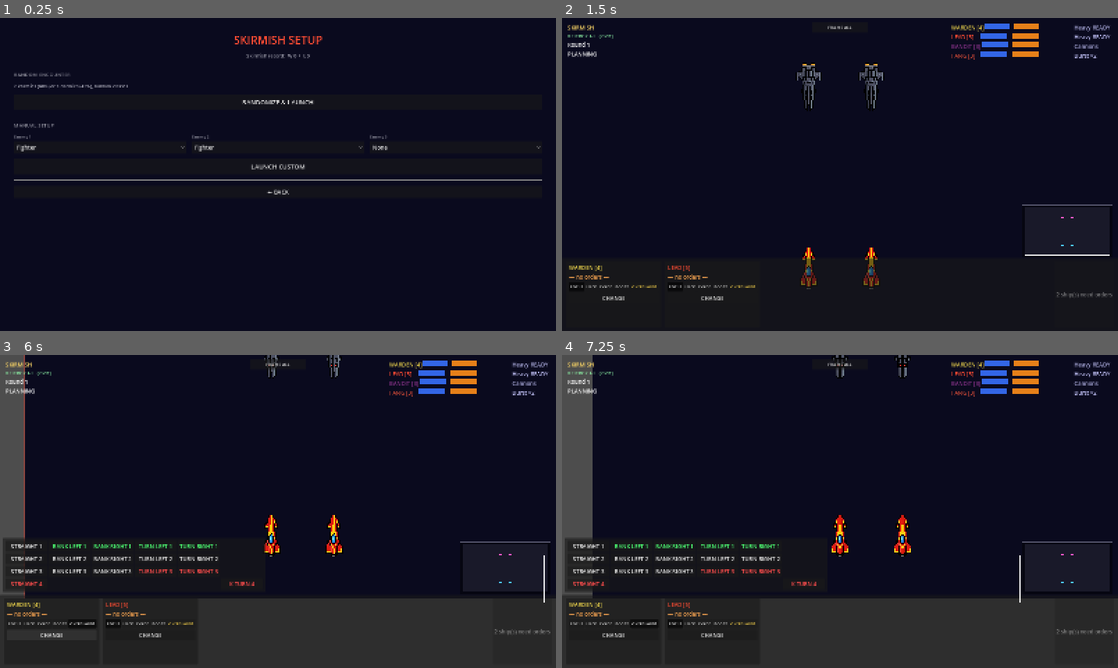
Above: before the commit, frames 1-4 (two rows, left to right).
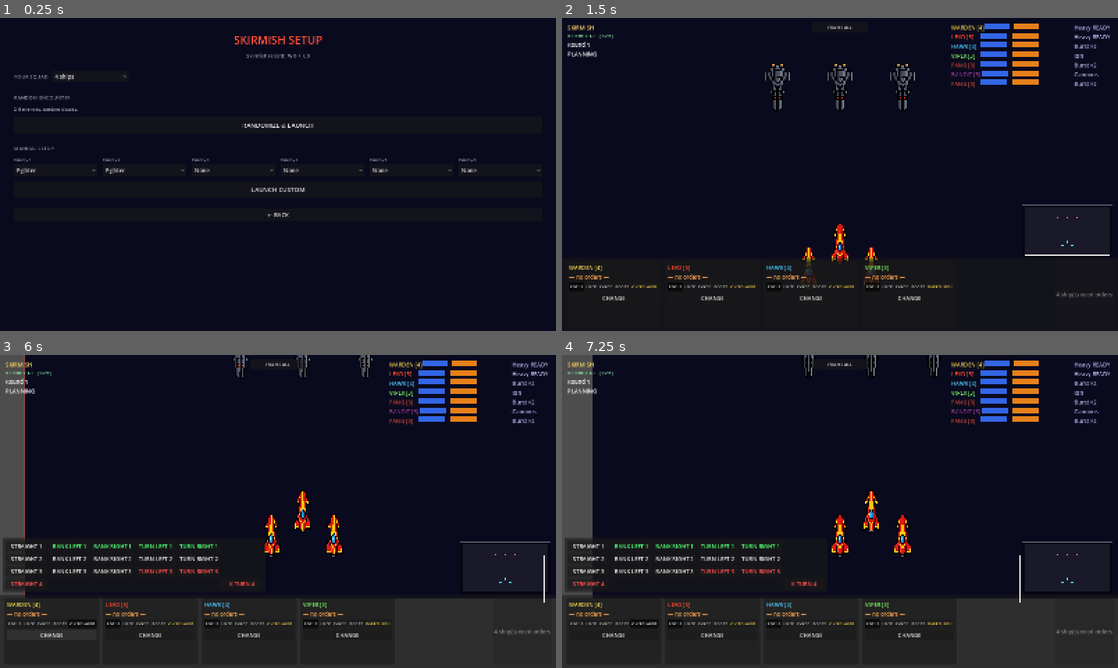
Above: after the commit, the same moments.

Repository: kavemankai/JaggedBuild
Game: Godot game, scene res://scenes/SkirmishSetup.tscn
The game is run twice, just before and just after one commit, with the same random seed, the same clock (stepped at 60 frames per second) and the same inputs. This scene is started directly instead of the project's main scene.
Inputs:
- Up to frame 1 (0.25 s): no input
- Up to frame 2 (1.5 s): click "RANDOMIZE & LAUNCH" at 0.5 s; click "LAUNCH MISSION" at 1.25 s
- Up to frame 3 (6 s): click "FOCUS" at 2 s; click "LOCK" at 2.75 s; click "EVADE" at 3.5 s; click "BOOST" at 4.25 s; click "OVERCHARGE" at 5 s; click "CHANGE" at 5.75 s
- Up to frame 4 (7.25 s): click "FOCUS" at 6.5 s

The runs differ from the first frame. In frame 1, 2.0% of the frame differs, in the area x 2-98%, y 17-64%; in frame 2, 3.7%, in the area x 7-97%, y 5-91%; in frame 3, 2.4%; in frame 4, 2.4%.

Commit message:
Gate 27: fleet expansion (3-6 ships per side)
Player ships are now spawned dynamically (1 per deployed pilot, up to 6) instead
of the two fixed scene placeholders, removing the squad-size cap. CampaignManager
gains squad_size (campaign reads mission "squad_size", default 2; skirmish picks
1-4) feeding pilots_for_deployment.

LoadoutScreen generalised to N slots with N-way no-duplicate pilot assignment
(picking a pilot held by another slot bumps that slot to a free pilot and resyncs
its loadout). SkirmishSetup adds a player squad-size selector (1-4), random
encounters now 2-6 enemies, manual setup up to 6. Spawns already scale to any
count/arena (Gate 23); planning strip + HUD build per-ship so they handle the
larger counts.

Verified: a 4-player-ship mission deploys cleanly (4 cards, 4 ghosts, dynamic
ships). 6v6 readability/balance and the ghost-clutter trade-off (doc 6.5) are
playtest items.

Co-Authored-By: Claude Opus 4.8 <noreply@anthropic.com>

Diff:
--- a/scripts/CampaignManager.gd
+++ b/scripts/CampaignManager.gd
@@ -37,6 +37,9 @@
 var skirmish_mode: bool = false
 var skirmish_enemies: Array = []
 var skirmish_record: Dictionary = {"w": 0, "l": 0}
+var squad_size: int = 2          # how many player ships deploy (campaign 2; skirmish picks)
+
+const MAX_SQUAD: int = 6
 
 
 func _ready() -> void:
@@ -101,8 +104,10 @@
 	return out
 
 
-# Up to 2 pilots for the next mission: the player's selection if valid, else the top 2.
+# Up to `squad_size` pilots for the next mission: the player's selection if valid,
+# else the top of the deployable pool.
 func pilots_for_deployment() -> Array:
+	var n: int = clampi(squad_size, 1, MAX_SQUAD)
 	var pool: Array = deployable_pilots()
 	if not selected_deployment.is_empty():
 		var chosen: Array = []
@@ -111,8 +116,8 @@
 				if entry.get("name", "") == pname and not chosen.has(entry):
 					chosen.append(entry)
 		if not chosen.is_empty():
-			return chosen.slice(0, 2)
-	return pool.slice(0, 2)
+			return chosen.slice(0, n)
+	return pool.slice(0, n)
 
 
 func current_mission() -> Dictionary:
@@ -410,9 +415,10 @@
 	return out
 
 
-func start_skirmish(enemies: Array) -> void:
+func start_skirmish(enemies: Array, player_squad: int = 2) -> void:
 	skirmish_mode = true
 	skirmish_enemies = enemies
+	squad_size = clampi(player_squad, 1, MAX_SQUAD)
 
 
 # --------------------------------------------------------------- post-battle
--- a/scripts/LoadoutScreen.gd
+++ b/scripts/LoadoutScreen.gd
@@ -10,23 +10,33 @@
 	{"id": "Veteran Reflexes",    "name": "Veteran Reflexes  [absorb 1 stress]"},
 ]
 
-const SLOTS: int = 2
-
+var _slot_count: int = 2
 var _deployable: Array = []
-var _slot_pilot: Array = [null, null]          # selected roster entry per slot
-var _pilot_opts: Array = [null, null]
-var _class_opts: Array = [null, null]
-var _weapon_opts: Array = [null, null]
-var _upgrade_opts: Array = [null, null]
-var _stats_labels: Array = [null, null]
-var _selected_classes: Array = ["fighter", "fighter"]
+var _slot_pilot: Array = []      # selected roster entry per slot
+var _pilot_opts: Array = []
+var _class_opts: Array = []
+var _weapon_opts: Array = []
+var _upgrade_opts: Array = []
+var _stats_labels: Array = []
+var _selected_classes: Array = []
 
 
 func _ready() -> void:
 	_deployable = CampaignManager.deployable_pilots()
-	# Sensible defaults: first two distinct deployable pilots.
-	_slot_pilot[0] = _deployable[0] if _deployable.size() >= 1 else null
-	_slot_pilot[1] = _deployable[1] if _deployable.size() >= 2 else null
+	# Squad size: skirmish set it via start_skirmish; campaign reads the mission (default 2).
+	if not CampaignManager.skirmish_mode:
+		CampaignManager.squad_size = int(CampaignManager.current_mission().get("squad_size", 2))
+	_slot_count = clampi(mini(CampaignManager.squad_size, _deployable.size()), 1, CampaignManager.MAX_SQUAD)
+
+	# Size per-slot arrays and seed each slot with a distinct default pilot.
+	for i in range(_slot_count):
+		_slot_pilot.append(_deployable[i] if i < _deployable.size() else null)
+		_pilot_opts.append(null)
+		_class_opts.append(null)
+		_weapon_opts.append(null)
+		_upgrade_opts.append(null)
+		_stats_labels.append(null)
+		_selected_classes.append("fighter")
 	_build_ui()
 
 
@@ -92,7 +102,7 @@
 	slots_row.add_theme_constant_override("separation", 30)
 	root.add_child(slots_row)
 
-	for i in range(SLOTS):
+	for i in range(_slot_count):
 		slots_row.add_child(_build_slot_column(i))
 
 	root.add_child(HSeparator.new())
@@ -193,11 +203,11 @@
 	var opt: OptionButton = _pilot_opts[slot]
 	if opt == null:
 		return
-	var other: Variant = _slot_pilot[1 - slot]
 	var ids: Array = []
 	opt.clear()
 	for entry in _deployable:
-		if entry == other and entry != _slot_pilot[slot]:
+		# Exclude pilots already chosen in any OTHER slot (no duplicate assignment).
+		if _chosen_in_other_slot(entry, slot):
 			continue
 		var label: String = entry.get("name", "?")
 		if entry.get("is_drone", false):
@@ -208,7 +218,6 @@
 		opt.add_item(label)
 		ids.append(entry)
 	opt.set_meta("pilot_ids", ids)
-	# Select the slot's current pilot.
 	for i in range(ids.size()):
 		if ids[i] == _slot_pilot[slot]:
 			opt.selected = i
@@ -218,19 +227,28 @@
 		_slot_pilot[slot] = ids[0]
 
 
+func _chosen_in_other_slot(entry: Variant, slot: int) -> bool:
+	for j in range(_slot_count):
+		if j != slot and _slot_pilot[j] == entry:
+			return true
+	return false
+
+
 func _on_pilot_changed(item_idx: int, slot: int) -> void:
 	var ids: Array = _pilot_opts[slot].get_meta("pilot_ids", [])
 	if item_idx < 0 or item_idx >= ids.size():
 		return
 	_slot_pilot[slot] = ids[item_idx]
 	_sync_slot_to_pilot(slot)
-	# Rebuild the sibling's pilot list so the new pick can't be duplicated. If that
-	# bumped the sibling onto a different pilot, resync its loadout dropdowns too.
-	var other: int = 1 - slot
-	var before: Variant = _slot_pilot[other]
-	_populate_pilots(other)
-	if _class_opts[other] != null and _slot_pilot[other] != before:
-		_sync_slot_to_pilot(other)
+	# Rebuild every other slot's pilot list so the new pick can't be duplicated; resync
+	# any slot the change bumped onto a different pilot.
+	for other in range(_slot_count):
+		if other == slot:
+			continue
+		var before: Variant = _slot_pilot[other]
+		_populate_pilots(other)
+		if _class_opts[other] != null and _slot_pilot[other] != before:
+			_sync_slot_to_pilot(other)
 
 
 # Set a slot's class/weapon/upgrade dropdowns to its pilot's stored loadout.
@@ -307,7 +325,7 @@
 
 func _on_launch() -> void:
 	var deployment: Array = []
-	for slot in range(SLOTS):
+	for slot in range(_slot_count):
 		var pilot: Variant = _slot_pilot[slot]
 		if pilot == null or (pilot is Dictionary and pilot.is_empty()):
 			continue
--- a/scripts/Main.gd
+++ b/scripts/Main.gd
@@ -52,6 +52,7 @@
 		mission = CampaignManager.current_mission()
 		enemy_specs = CampaignManager.current_enemies()
 		_objective.configure(mission.get("objective", {}))
+		CampaignManager.squad_size = int(mission.get("squad_size", 2))
 
 	# Arena dimensions are per-mission data (defaults to 1600x900). Set every battle so
 	# a large-map mission's size never leaks into the next.
@@ -183,31 +184,32 @@
 
 func _deploy_player_team() -> Array:
 	var pilots: Array = CampaignManager.pilots_for_deployment()
-	var slots: Array = [player_ship, wing_ship]
+	# Player ships are spawned dynamically (1 per pilot, up to 6) — the scene's two
+	# fixed placeholders are freed so squad size isn't capped at two.
+	player_ship.queue_free()
+	wing_ship.queue_free()
+
 	var deployed: Array = []
-
-	for i in range(slots.size()):
-		var ship: Ship = slots[i]
-		if i < pilots.size():
-			ship.team = "PLAYER"
-			ship.speed_options = [1, 2, 3, 4]
-			ship.bearing_options = ["STRAIGHT", "BANK_LEFT", "BANK_RIGHT", "TURN_LEFT", "TURN_RIGHT", "K_TURN"]
-			_apply_spec(ship, pilots[i], true)  # skip passives until after class stats
-			var cls = ShipClasses.for_id(pilots[i].get("ship_class", "fighter"))
-			ship.dial_data = cls.dial
-			ship.attack = cls.attack
-			ship.defence = cls.defence
-			ship.shields = cls.shields
-			ship.hull = cls.hull
-			ship.firing_arc_degrees = cls.firing_arc_degrees
-			ship.rebuild_arc()
-			ship.apply_setup_passives()
-			var spawn: Array = _player_spawns[i] if i < _player_spawns.size() else [Vector2(800, 650), 0.0]
-			ship.position = spawn[0]
-			ship.rotation = spawn[1]
-			deployed.append(ship)
-		else:
-			ship.queue_free()
+	for i in range(pilots.size()):
+		var ship: Ship = SHIP_SCENE.instantiate()   # default ship_player.png texture
+		ship.team = "PLAYER"
+		ships_root.add_child(ship)
+		ship.speed_options = [1, 2, 3, 4]
+		ship.bearing_options = ["STRAIGHT", "BANK_LEFT", "BANK_RIGHT", "TURN_LEFT", "TURN_RIGHT", "K_TURN"]
+		_apply_spec(ship, pilots[i], true)  # skip passives until after class stats
+		var cls = ShipClasses.for_id(pilots[i].get("ship_class", "fighter"))
+		ship.dial_data = cls.dial
+		ship.attack = cls.attack
+		ship.defence = cls.defence
+		ship.shields = cls.shields
+		ship.hull = cls.hull
+		ship.firing_arc_degrees = cls.firing_arc_degrees
+		ship.rebuild_arc()
+		ship.apply_setup_passives()
+		var spawn: Array = _player_spawns[i] if i < _player_spawns.size() else [Vector2(800, 650), 0.0]
+		ship.position = spawn[0]
+		ship.rotation = spawn[1]
+		deployed.append(ship)
 
 	return deployed
 
--- a/scripts/SkirmishSetup.gd
+++ b/scripts/SkirmishSetup.gd
@@ -3,7 +3,8 @@
 const ENEMY_CLASS_IDS: Array = ["enemy_fighter", "enemy_scout", "enemy_assault"]
 const ENEMY_CLASS_NAMES: Array = ["Fighter", "Scout", "Assault"]
 
-var _manual_opts: Array = []  # 3 OptionButtons for manual slot (0=None, 1-3=class)
+var _manual_opts: Array = []  # OptionButtons per enemy slot (0=None, 1-3=class)
+var _squad_opt: OptionButton = null   # player squad size (1-4)
 
 
 func _ready() -> void:
@@ -46,6 +47,26 @@
 
 	root.add_child(HSeparator.new())
 
+	# ── YOUR SQUAD ──────────────────────────────────────────────────────────
+	var squad_row := HBoxContainer.new()
+	squad_row.add_theme_constant_override("separation", 12)
+	root.add_child(squad_row)
+	var squad_lbl := Label.new()
+	squad_lbl.text = "YOUR SQUAD"
+	squad_lbl.add_theme_font_size_override("font_size", 15)
+	squad_lbl.modulate = Color(0.55, 0.55, 0.6)
+	squad_lbl.size_flags_vertical = Control.SIZE_SHRINK_CENTER
+	squad_row.add_child(squad_lbl)
+	_squad_opt = OptionButton.new()
+	_squad_opt.custom_minimum_size = Vector2(220, 34)
+	for n in range(1, 5):
+		_squad_opt.add_item("%d ship%s" % [n, "" if n == 1 else "s"])
+	var avail: int = mini(4, CampaignManager.deployable_pilots().size())
+	_squad_opt.selected = clampi(avail - 1, 0, 3)
+	squad_row.add_child(_squad_opt)
+
+	root.add_child(HSeparator.new())
+
 	# ── RANDOM SECTION ──────────────────────────────────────────────────────
 	var rand_hdr := Label.new()
 	rand_hdr.text = "RANDOM ENCOUNTER"
@@ -54,7 +75,7 @@
 	root.add_child(rand_hdr)
 
 	var rand_info := Label.new()
-	rand_info.text = "2 enemies (60%) or 3 enemies (40%), random classes."
+	rand_info.text = "2-6 enemies, random classes."
 	rand_info.add_theme_font_size_override("font_size", 13)
 	rand_info.modulate = Color(0.7, 0.7, 0.75)
 	root.add_child(rand_info)
@@ -79,7 +100,7 @@
 	man_row.add_theme_constant_override("separation", 16)
 	root.add_child(man_row)
 
-	for i in range(3):
+	for i in range(6):
 		var col := VBoxContainer.new()
 		col.size_flags_horizontal = Control.SIZE_EXPAND_FILL
 		var lbl := Label.new()
@@ -93,10 +114,7 @@
 		opt.add_item("None")
 		for cls_name in ENEMY_CLASS_NAMES:
 			opt.add_item(cls_name)
-		if i < 2:
-			opt.selected = 1  # default: Fighter for first two slots
-		else:
-			opt.selected = 0  # third slot defaults to None
+		opt.selected = 1 if i < 2 else 0   # default: two Fighters, rest None
 		_manual_opts.append(opt)
 		col.add_child(opt)
 		man_row.add_child(col)
@@ -117,12 +135,16 @@
 	root.add_child(back)
 
 
+func _squad_size() -> int:
+	return (_squad_opt.selected + 1) if _squad_opt != null else 2
+
+
 func _on_random() -> void:
-	var count: int = 2 if randf() < 0.6 else 3
+	var count: int = randi_range(2, 6)
 	var specs: Array = []
 	for _i in range(count):
 		specs.append(_make_enemy(ENEMY_CLASS_IDS[randi() % ENEMY_CLASS_IDS.size()]))
-	CampaignManager.start_skirmish(specs)
+	CampaignManager.start_skirmish(specs, _squad_size())
 	get_tree().change_scene_to_file("res://scenes/LoadoutScreen.tscn")
 
 
@@ -135,7 +157,7 @@
 		specs.append(_make_enemy(ENEMY_CLASS_IDS[sel - 1]))
 	if specs.is_empty():
 		return  # nothing selected
-	CampaignManager.start_skirmish(specs)
+	CampaignManager.start_skirmish(specs, _squad_size())
 	get_tree().change_scene_to_file("res://scenes/LoadoutScreen.tscn")
 
 
